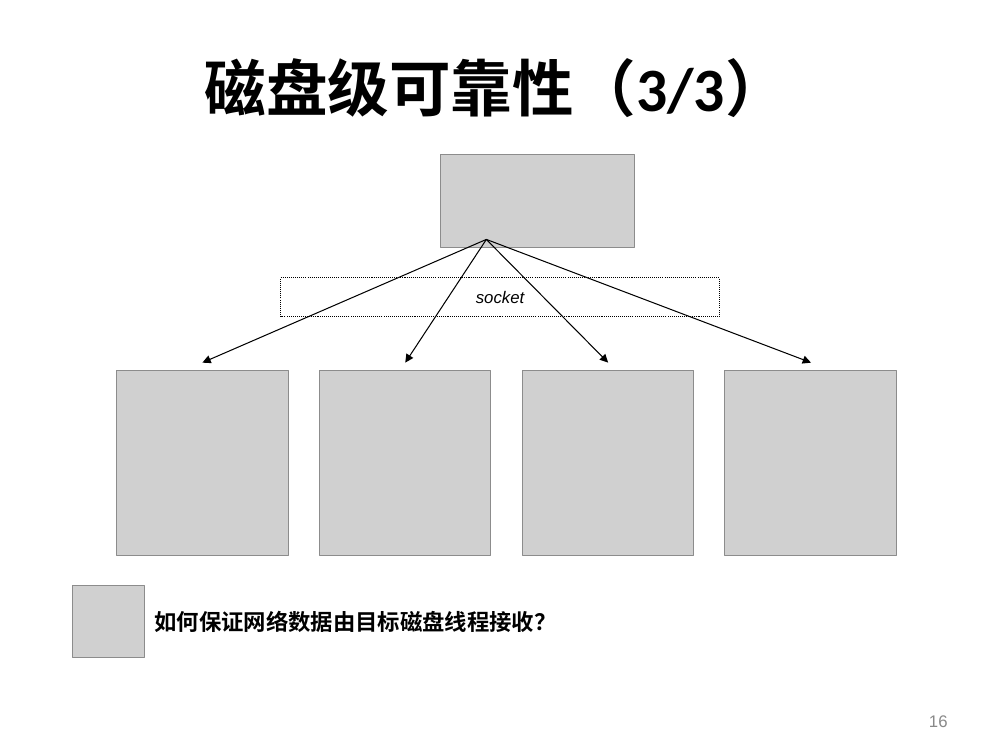
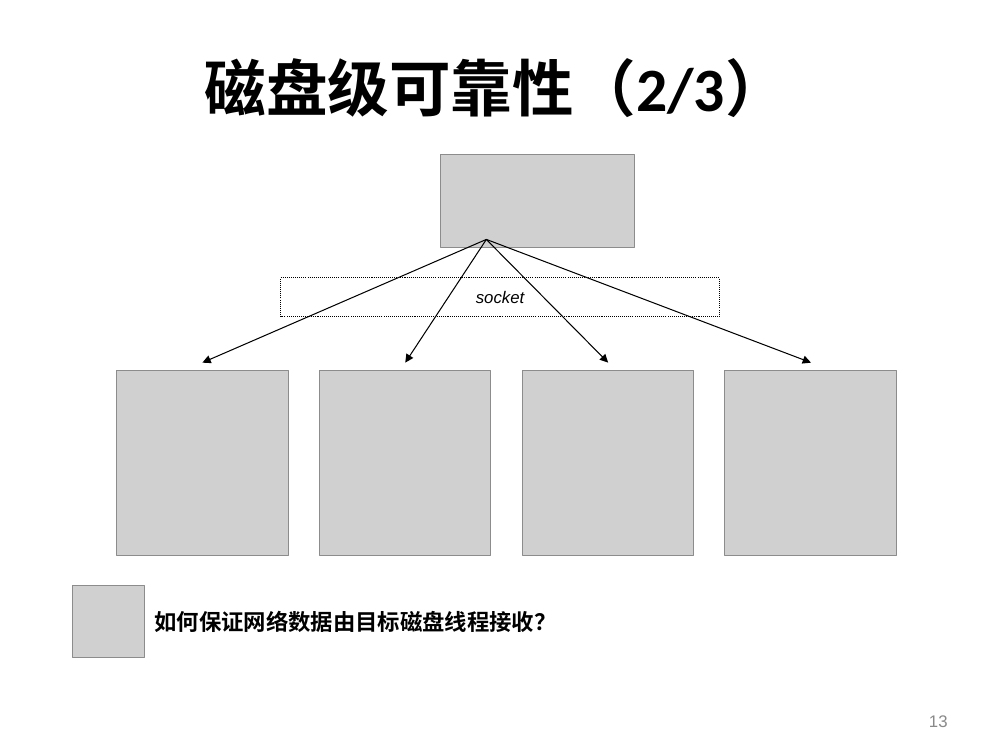
Before and after one commit to shtzr840329/mooon, a slide deck: slide 13 of applications/lightfs/doc/portableDFS-便携式分布式文件系统.ppt (slide 16 before the commit). Drawn at 1008x756 pixels with LibreOffice and Linux fonts; fonts in the diff are those of the drawing; grey boxes stand for pictures; background and template pictures are left out. Boxes give left, top, right and bottom in pixels: in the first picture for what was removed or moved away, otherwise in the second. Text is boxed around its words. In the diff, an @@ line names an element or a change of style, - is before the commit and + after.

```diff
--- a/applications/lightfs/doc/portableDFS-便携式分布式文件系统.ppt
+++ b/applications/lightfs/doc/portableDFS-便携式分布式文件系统.ppt
@@ title at (204, 58, 786, 117): text changed @@
-磁盘级可靠性（3/3）
+磁盘级可靠性（2/3）
@@ page number at (929, 715, 948, 727): text changed @@
-16
+13
```
Also in this commit, not shown: 8 other slides changed, 6 slides added, 2 slides removed.
